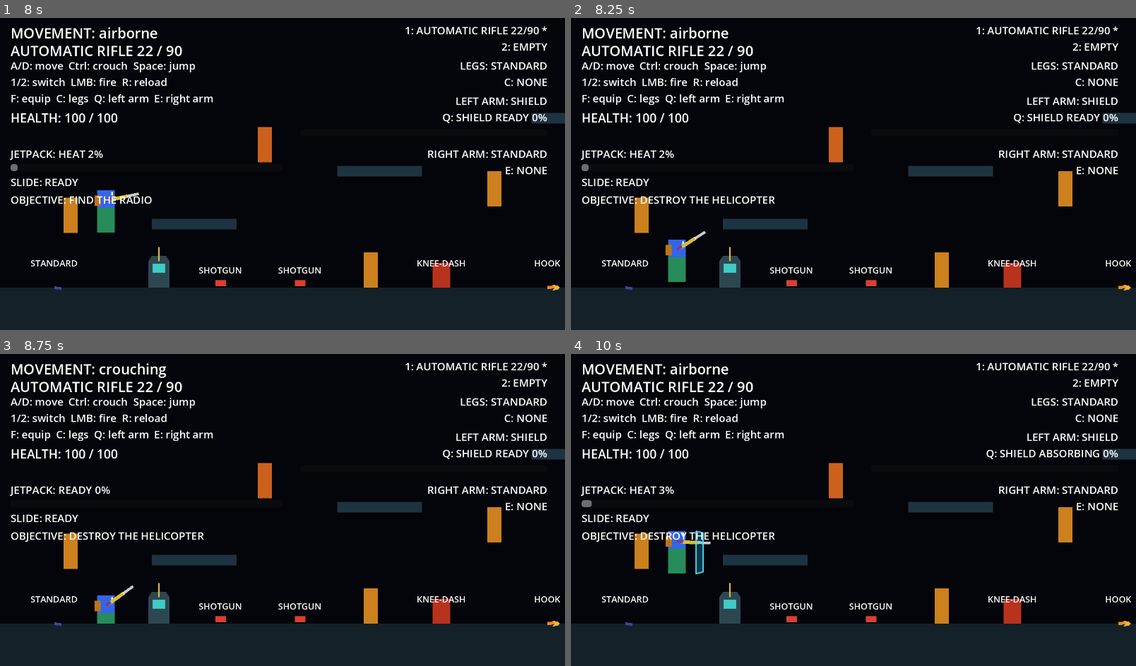
Above: before the commit, frames 1-4 (two rows, left to right).
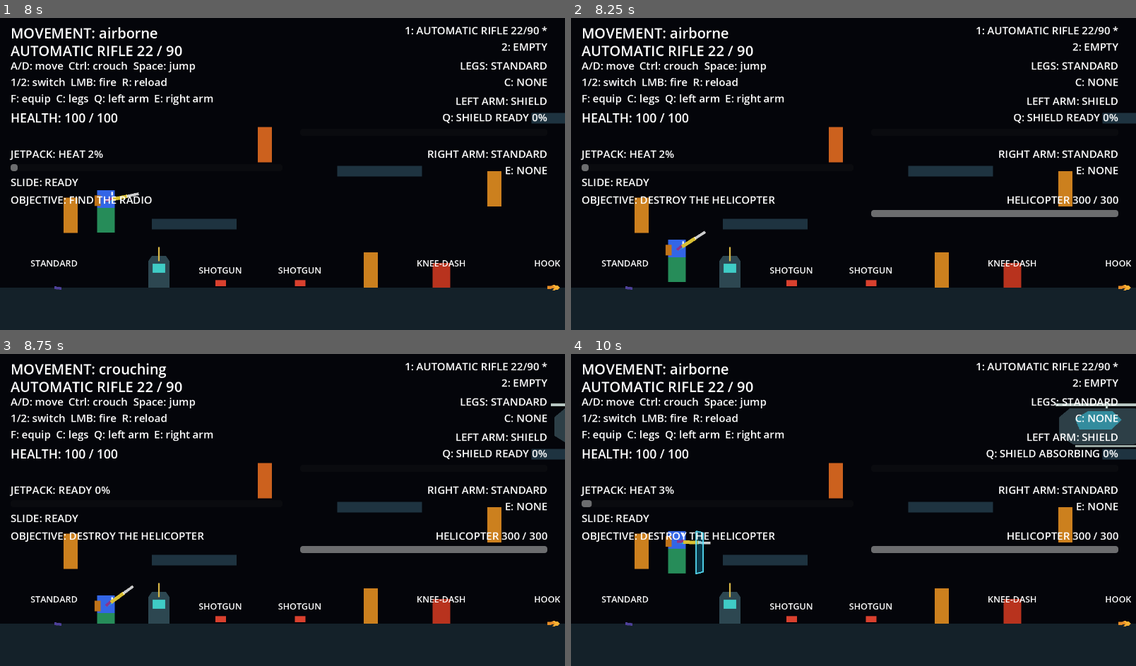
Above: after the commit, the same moments.

Repository: Blackpoint133/Project_PG
Game: Godot game, scene res://scenes/main.tscn
Two runs of this game, one before a commit and one after it. Both use one fixed random seed, a clock stepped at 60 frames per second and the inputs below.
Inputs (mouse positions are in pixels of both pictures, inside the frame that each line leads up to):
- Up to frame 1 (8 s): tap Enter at 0.5, 4.25, 7.25 s; move the mouse to (406, 155) at 0.52 s; hold Ctrl (crouch) 0.53-1.28 s; hold E (right_arm_ability) 0.53-2.03 s; tap Space (jump) at 0.77, 1.52, 2.75, 3.02, 3.77, 4.52, 5.75, 6.02, 6.77, 7.52 s; move the mouse to (169, 186) at 1.27 s; tap Ctrl (crouch) at 1.35, 2.3, 3.05, 4.55, 5.85, 7.55 s; move the mouse to (339, 102) at 2.02 s; press the mouse at (339, 102) at 2.03 s; hold Q (left_arm_ability) 2.03-2.78 s; move the mouse to (254, 233) at 2.77 s; release the mouse at (254, 233) at 2.78 s; hold E (right_arm_ability) 2.78-4.28 s; tap F (interact) at 2.85 s; move the mouse to (452, 217) at 3.52 s; hold Ctrl (crouch) 3.53-4.28 s; tap C (leg_ability) at 3.6 s; move the mouse to (113, 124) at 4.27 s; hold Q (left_arm_ability) 4.28-5.03 s; tap 1 (weapon_1) at 4.35 s; move the mouse to (310, 170) at 5.02 s; hold E (right_arm_ability) 5.03-5.78 s; hold Ctrl (crouch) 5.03-5.78 s; tap 2 (weapon_2) at 5.1 s; move the mouse to (197, 92) at 5.77 s; hold Q (left_arm_ability) 5.78-7.28 s; move the mouse to (406, 155) at 6.52 s; hold Ctrl (crouch) 6.53-7.28 s; move the mouse to (169, 186) at 7.27 s; hold E (right_arm_ability) from 7.28 s (still down); click (169, 186) at 7.35 s
- Up to frame 2 (8.25 s): keep holding E (right_arm_ability); move the mouse to (910, 102) at 8.02 s; hold Ctrl (crouch) from 8.03 s (still down); tap F (interact) at 8.1 s
- Up to frame 3 (8.75 s): keep holding E (right_arm_ability); keep holding Ctrl (crouch)
- Up to frame 4 (10 s): move the mouse to (825, 569) at 8.77 s; release Ctrl (crouch) at 8.78 s; tap C (leg_ability) at 8.85 s; tap Space (jump) at 9.02, 9.77 s; tap Ctrl (crouch) at 9.05 s; move the mouse to (1023, 553) at 9.52 s; release E (right_arm_ability) at 9.53 s; hold Q (left_arm_ability) from 9.53 s (still down); hold Ctrl (crouch) from 9.53 s (still down); tap 1 (weapon_1) at 9.6 s

Frame 1 is identical in both runs. In frame 2, 1.2% of the frame differs, in the area x 53-97%, y 57-64%; in frame 3, 1.4%; in frame 4, 2.8%, in the area x 53-100%, y 15-64%.

Commit message:
feat: add mission helicopter combat

Diff:
--- /dev/null
+++ b/Game/scenes/enemies/mission_helicopter.tscn
@@ -0,0 +1,42 @@
+[gd_scene load_steps=3 format=3]
+
+[ext_resource type="Script" path="res://scripts/enemies/mission_helicopter.gd" id="1_helicopter"]
+
+[sub_resource type="RectangleShape2D" id="helicopter_shape"]
+size = Vector2(240, 80)
+
+[node name="MissionHelicopter" type="CharacterBody2D"]
+script = ExtResource("1_helicopter")
+collision_layer = 0
+collision_mask = 1
+visible = false
+
+[node name="CollisionShape2D" type="CollisionShape2D" parent="."]
+shape = SubResource("helicopter_shape")
+
+[node name="Body" type="Polygon2D" parent="."]
+polygon = PackedVector2Array(-108, -24, -84, -44, 64, -44, 108, -18, 108, 20, 60, 38, -76, 38, -108, 18)
+color = Color(0.18, 0.25, 0.28, 1)
+
+[node name="Cockpit" type="Polygon2D" parent="."]
+polygon = PackedVector2Array(-72, -20, -42, -38, 12, -38, 34, -18, 10, 4, -62, 4)
+color = Color(0.2, 0.55, 0.62, 1)
+
+[node name="Tail" type="Polygon2D" parent="."]
+polygon = PackedVector2Array(72, -22, 124, -42, 150, -30, 150, 4, 112, 14, 72, 10)
+color = Color(0.12, 0.18, 0.2, 1)
+
+[node name="Rotor" type="Line2D" parent="."]
+points = PackedVector2Array(-116, -52, 116, -52)
+width = 6.0
+default_color = Color(0.72, 0.78, 0.76, 1)
+
+[node name="RotorMast" type="Line2D" parent="."]
+points = PackedVector2Array(0, -44, 0, -58)
+width = 5.0
+default_color = Color(0.72, 0.78, 0.76, 1)
+
+[node name="Skids" type="Line2D" parent="."]
+points = PackedVector2Array(-72, 42, 72, 42)
+width = 5.0
+default_color = Color(0.6, 0.66, 0.64, 1)
--- a/Game/scenes/hud.tscn
+++ b/Game/scenes/hud.tscn
@@ -126,3 +126,24 @@
 offset_bottom = 444.0
 theme_override_font_sizes/font_size = 24
 text = "OBJECTIVE: FIND THE RADIO"
+
+[node name="HelicopterHealthLabel" type="Label" parent="."]
+visible = false
+offset_left = 680.0
+offset_top = 408.0
+offset_right = 1240.0
+offset_bottom = 444.0
+theme_override_font_sizes/font_size = 24
+horizontal_alignment = 2
+text = "HELICOPTER 300 / 300"
+
+[node name="HelicopterHealthBar" type="ProgressBar" parent="."]
+visible = false
+offset_left = 680.0
+offset_top = 448.0
+offset_right = 1240.0
+offset_bottom = 464.0
+min_value = 0.0
+max_value = 300.0
+value = 300.0
+show_percentage = false
--- a/Game/scenes/main.tscn
+++ b/Game/scenes/main.tscn
@@ -6,6 +6,7 @@
 [ext_resource type="PackedScene" path="res://scenes/hud.tscn" id="4_hud"]
 [ext_resource type="Script" path="res://scripts/missions/mission_controller.gd" id="5_mission_controller"]
 [ext_resource type="PackedScene" path="res://scenes/interactables/mission_radio.tscn" id="6_mission_radio"]
+[ext_resource type="PackedScene" path="res://scenes/enemies/mission_helicopter.tscn" id="7_mission_helicopter_scene"]
 
 [node name="Main" type="Node2D"]
 script = ExtResource("1_main")
@@ -20,6 +21,9 @@
 [node name="MissionRadio" parent="World" instance=ExtResource("6_mission_radio")]
 position = Vector2(360, 624)
 
+[node name="MissionHelicopter" parent="World" instance=ExtResource("7_mission_helicopter_scene")]
+position = Vector2(1440, 180)
+
 [node name="MissionController" type="Node" parent="."]
 script = ExtResource("5_mission_controller")
 
--- /dev/null
+++ b/Game/scripts/enemies/mission_helicopter.gd
@@ -0,0 +1,72 @@
+class_name MissionHelicopter
+extends CharacterBody2D
+
+signal health_changed(current_health: int, maximum_health: int)
+signal destroyed
+
+@export var maximum_health: int = 300
+@export var horizontal_speed: float = 120.0
+@export var patrol_min_x: float = 360.0
+@export var patrol_max_x: float = 2200.0
+@export var initial_direction: int = -1
+
+var _current_health: int = 300
+var _active: bool = false
+var _destroyed: bool = false
+var _patrol_direction: int = -1
+
+func _ready() -> void:
+	_current_health = maxi(maximum_health, 0)
+	_patrol_direction = -1 if initial_direction < 0 else 1
+	visible = false
+	set_collision_layer_value(3, false)
+	health_changed.emit(_current_health, maximum_health)
+
+func _physics_process(_delta: float) -> void:
+	if not _active or _destroyed:
+		return
+	velocity = Vector2(horizontal_speed * float(_patrol_direction), 0.0)
+	move_and_slide()
+	if global_position.x <= patrol_min_x:
+		_patrol_direction = 1
+	elif global_position.x >= patrol_max_x:
+		_patrol_direction = -1
+
+func activate() -> bool:
+	if _active or _destroyed or maximum_health <= 0:
+		return false
+	_active = true
+	visible = true
+	set_collision_layer_value(3, true)
+	health_changed.emit(_current_health, maximum_health)
+	return true
+
+func take_damage(amount: int) -> void:
+	if not _active or _destroyed or amount <= 0:
+		return
+	_current_health = maxi(_current_health - amount, 0)
+	health_changed.emit(_current_health, maximum_health)
+	if _current_health == 0:
+		_destroy()
+
+func is_active() -> bool:
+	return _active and not _destroyed
+
+func is_destroyed() -> bool:
+	return _destroyed
+
+func get_current_health() -> int:
+	return _current_health
+
+func get_maximum_health() -> int:
+	return maximum_health
+
+func _destroy() -> void:
+	if _destroyed:
+		return
+	_destroyed = true
+	_active = false
+	velocity = Vector2.ZERO
+	set_collision_layer_value(3, false)
+	modulate = Color(0.55, 0.55, 0.55, 1.0)
+	destroyed.emit()
--- a/Game/scripts/hud.gd
+++ b/Game/scripts/hud.gd
@@ -14,6 +14,8 @@
 @onready var jetpack_heat_bar: ProgressBar = $JetpackHeatBar
 @onready var slide_status_label: Label = $SlideStatusLabel
 @onready var mission_objective_label: Label = $MissionObjectiveLabel
+@onready var helicopter_health_label: Label = $HelicopterHealthLabel
+@onready var helicopter_health_bar: ProgressBar = $HelicopterHealthBar
 var _is_reloading := false
 var _loaded_ammo := 0
 var _reserve_ammo := 0
@@ -43,6 +45,17 @@
 
 func set_mission_objective(objective_text: String) -> void:
 	mission_objective_label.text = "OBJECTIVE: %s" % objective_text
+
+func set_helicopter_health(current_health: int, maximum_health: int) -> void:
+	helicopter_health_label.text = "HELICOPTER %d / %d" % [current_health, maximum_health]
+	helicopter_health_bar.max_value = maximum_health
+	helicopter_health_bar.value = current_health
+	helicopter_health_label.visible = true
+	helicopter_health_bar.visible = true
+
+func hide_helicopter_health() -> void:
+	helicopter_health_label.visible = false
+	helicopter_health_bar.visible = false
 
 func _ready() -> void:
 	set_process(true)
--- a/Game/scripts/main.gd
+++ b/Game/scripts/main.gd
@@ -2,12 +2,17 @@
 
 @onready var mission_controller: MissionController = $MissionController
 @onready var mission_radio: MissionRadio = $World/MissionRadio
+@onready var mission_helicopter: MissionHelicopter = $World/MissionHelicopter
 @onready var hud: GameHud = $HUD
 
 func _ready() -> void:
 	mission_radio.mission_activation_requested.connect(_on_mission_activation_requested)
+	mission_controller.mission_activated.connect(_on_mission_activated)
 	mission_controller.objective_changed.connect(_on_objective_changed)
+	mission_helicopter.health_changed.connect(_on_helicopter_health_changed)
+	mission_helicopter.destroyed.connect(_on_helicopter_destroyed)
 	hud.set_mission_objective(mission_controller.get_objective_text())
+	hud.hide_helicopter_health()
 
 func _on_mission_activation_requested(mission_id: String) -> void:
 	if mission_controller.activate_mission(mission_id):
@@ -15,3 +20,14 @@
 
 func _on_objective_changed(objective_text: String) -> void:
 	hud.set_mission_objective(objective_text)
+
+func _on_mission_activated(mission_id: String) -> void:
+	if mission_id == MissionController.DESTROY_HELICOPTER_ID:
+		mission_helicopter.activate()
+
+func _on_helicopter_health_changed(current_health: int, maximum_health: int) -> void:
+	hud.set_helicopter_health(current_health, maximum_health)
+
+func _on_helicopter_destroyed() -> void:
+	if mission_controller.complete_mission(MissionController.DESTROY_HELICOPTER_ID):
+		hud.hide_helicopter_health()
--- a/Game/scripts/missions/mission_controller.gd
+++ b/Game/scripts/missions/mission_controller.gd
@@ -4,6 +4,7 @@
 signal mission_state_changed(state: int, mission_id: String)
 signal objective_changed(objective_text: String)
 signal mission_activated(mission_id: String)
+signal mission_completed(mission_id: String)
 
 enum MissionState {
 	AVAILABLE,
@@ -14,6 +15,7 @@
 const DESTROY_HELICOPTER_ID: String = "destroy_helicopter"
 const FIND_RADIO_OBJECTIVE: String = "FIND THE RADIO"
 const DESTROY_HELICOPTER_OBJECTIVE: String = "DESTROY THE HELICOPTER"
+const HELICOPTER_DESTROYED_OBJECTIVE: String = "HELICOPTER DESTROYED"
 
 var _state: int = MissionState.AVAILABLE
 var _active_mission_id: String = ""
@@ -40,7 +42,10 @@
 	if _state != MissionState.ACTIVE or mission_id != _active_mission_id:
 		return false
 	_state = MissionState.COMPLETED
+	_objective_text = HELICOPTER_DESTROYED_OBJECTIVE
 	mission_state_changed.emit(_state, _active_mission_id)
+	objective_changed.emit(_objective_text)
+	mission_completed.emit(_active_mission_id)
 	return true
 
 func get_state() -> int:
Not shown: 1 places in Game/scenes/main.tscn that only renumber resources
Not shown, changed: DEV/docs/GAME_DESIGN.md
Not shown, changed: DEV/docs/PROJECT_CONTEXT.md
Not shown, changed: DEV/docs/TECHNICAL_DESIGN.md
Not shown, added: DEV/reports/058_mission_helicopter_combat/mission_helicopter_combat_report.md
